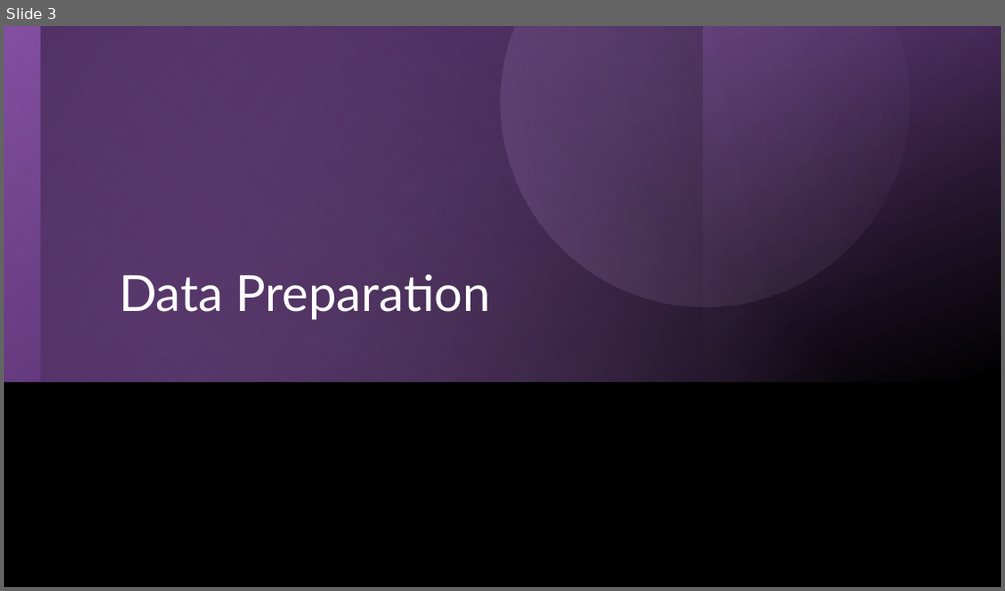
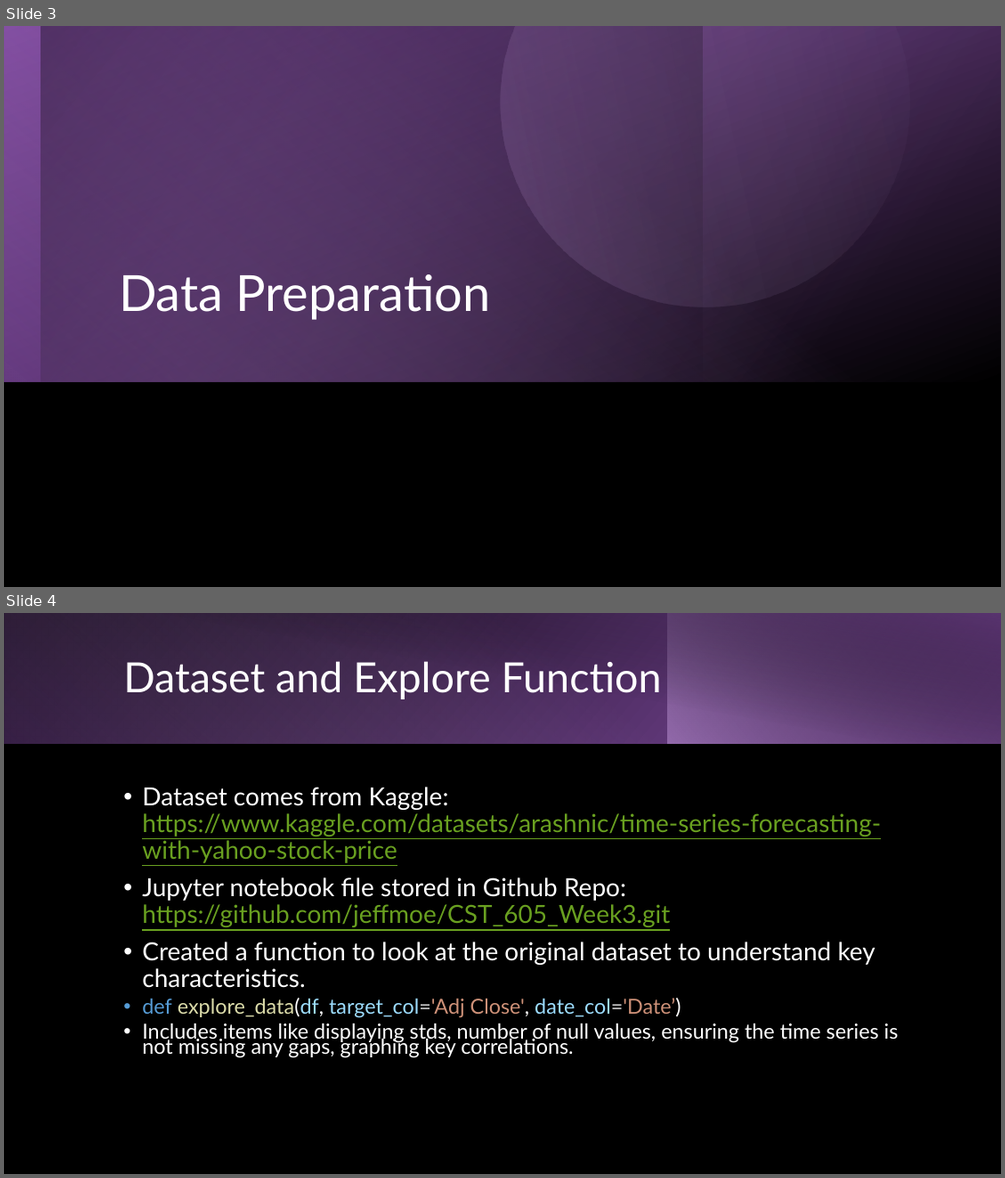
Before and after one commit to jeffmoe/CST_605_Week3, a slide deck: Week3.pptx. Shown one above the other, each under a label of ours: slide 3 before the commit, slides 3 and 4 after it. The pictures are 1005x591 and 1005x1178 pixels, drawn with LibreOffice and Linux fonts; fonts in the diff are those of the drawing. Boxes give left, top, right and bottom in pixels: in the first picture for what was removed or moved away, otherwise in the second. Text is boxed around its words. In the diff, an @@ line names an element or a change of style, - is before the commit and + after.

```diff
--- a/Week3.pptx
+++ b/Week3.pptx
@@ slide 4 added at [4, 613, 1001, 1174], background #000000 @@
@@ rectangle added at [4, 613, 1001, 743], fill gradient #000000 to #874EA9 @@
@@ rectangle added at [4, 613, 668, 743], fill gradient #AD84C6 to #5A3471 @@
@@ rectangle added at [41, 613, 1001, 744], fill gradient #000000 to #5A3471 @@
@@ rectangle added at [667, 613, 1001, 743], fill gradient #AD84C6 to #000000 @@
@@ title added at [123, 661, 662, 699], 40 pt, text #FFFFFF @@
+Dataset and Explore Function
@@ text added at [142, 787, 898, 1058], 24 pt, text #FFFFFF @@
+• Dataset comes from Kaggle: https://www.kaggle.com/datasets/arashnic/time-series-forecasting-with-yahoo-stock-price
+• Jupyter notebook file stored in Github Repo: https://github.com/jeffmoe/CST_605_Week3.git
+• Created a function to look at the original dataset to understand key characteristics.
+• def explore_data(df, target_col='Adj Close', date_col='Date’)
+• Includes items like displaying stds, number of null values, ensuring the time series is not missing any gaps, graphing key correlations.
```
Also in this commit, not shown: 1 slide changed, 16 other slides added, 1 slide removed, 2 other files.
